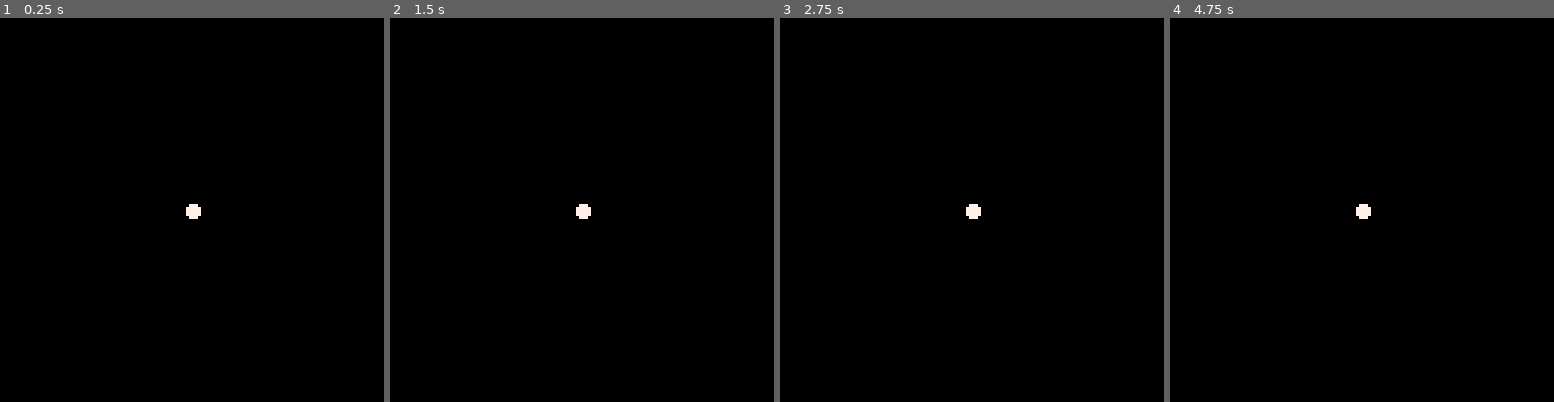
Above: before the commit, frames 1-4 (left to right).
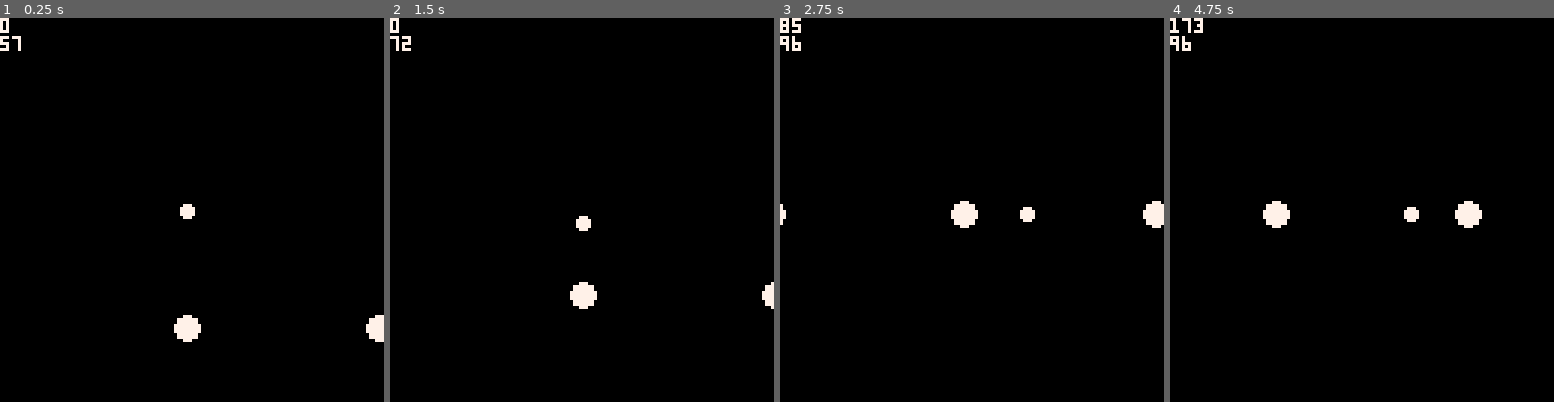
Above: after the commit, the same moments.

Repository: combo-man/piglypenthouse
Game: PICO-8 cartridge coin.p8
The game is run twice, just before and just after one commit, with the same random seed, the same clock (stepped at 60 frames per second) and the same inputs.
Inputs:
- Up to frame 1 (0.25 s): no input
- Up to frame 2 (1.5 s): no input
- Up to frame 3 (2.75 s): hold Left 1.97-2.37 s; hold Down from 2.42 s (still down)
- Up to frame 4 (4.75 s): release Down at 2.82 s; hold Right 2.87-3.53 s; hold Right 4.13-4.53 s; hold Down from 4.58 s (still down)

The runs differ from the first frame. In frame 1, 0.9% of the frame differs, in the area x 0-100%, y 0-85%; in frame 2, 0.9%; in frame 3, 1.1%; in frame 4, 1.3%, in the area x 0-82%, y 0-55%.

Commit message:
how do i know if its working?

Diff:
--- a/coin.p8
+++ b/coin.p8
@@ -4,7 +4,9 @@
 
 //vectors///////////////////////////
 function vec_len(x,y)
-   return sqrt(x*x+y*y)
+   local x = x * 0x0.1
+   local y = y * 0x0.1
+   return sqrt((x*x)+(y*y)) * 0x010
 end
 
 function vec_sub(a,b)
@@ -72,28 +74,52 @@
    end
    for i=1,#objs do
       local a = objs[i]
-      for j=i+1,#objs do
+      for j=1,#objs do
          local b = objs[j]
          if a.kin or b.kin then
             if circ_col(a,b) then
-               add(a.cols,b)
-               add(b.cols,a)
+               add(a.col,b)
             end
          end
       end
    end
 end
+
 //constants////////////////////////
 grav = .05
-
+clock = 0
 objs = {}
 //methods////////////////////////////
-function ctrl_coin(obj)
+function ctrl_coin(coin)
    if btn(0) then
-      obj.x -= obj.mv
+      coin.x -= coin.mv
    end
    if btn(1) then
-      obj.x += obj.mv
+      coin.x += coin.mv
+   end
+   for v in all(coin.col) do
+      if v.catch then
+         v:catch(coin)
+         coin.active = false
+         coin.kin = false
+         coin.dead = true
+      end
+   end
+end
+
+function pig_catch(pig, obj)
+   pig.active = true
+end
+
+function pig_fire(pig)
+   if btn(3) then
+      pig.active = false
+      local ncoin = cpy(coin)
+      ncoin.x = pig.x + pig.aim_x * (pig.r + ncoin.r)
+      ncoin.y = pig.y + pig.aim_y * (pig.r + ncoin.r)
+      ncoin.dx,ncoin.dy = pig.aim_x * pig.fspeed, pig.aim_y * pig.fspeed
+      ncoin.active = true
+      add(objs,ncoin)
    end
 end
 
@@ -108,7 +134,7 @@
 coin = {
    id = 'coin',
 	x = 0,
-   dx = 2,
+   dx = 0,
    rx = .99,
 	y = 64,
    dy = -1,
@@ -119,6 +145,7 @@
    kin = true,
    grav = true,
    act = ctrl_coin,
+   active = true
 }
 
 pig = {
@@ -128,9 +155,16 @@
    y = 0,
    dy = 0,
    ry = 0,
-   r = 4
+   r = 4,
+   aim_x = 1,
+   aim_y = 0,
+   act = pig_fire,
+   fspeed = 8,
+   catch = pig_catch
 }
 
+strafe_pig = cpy(pig)
+strafe_pig.update = pig_auto_strafe
 
 //drawing//////////////////////////////////////
 function future_draw(obj, n)
@@ -148,8 +182,8 @@
 end
 
 function aim_cam(cam,obj,bias)
-   local nx = (cam.x*(bias-1) + obj.x) / bias
-   local ny = (cam.y*(bias-1) + obj.y) / bias
+   local nx = flr((cam.x*(bias-1) + obj.x) / bias)
+   local ny = flr((cam.y*(bias-1) + obj.y) / bias)
    cam.x,cam.y = nx,ny
 end
 
@@ -176,12 +210,27 @@
 //main////////////////////////////////
 function _init()
    objs = {}
-   add(objs,cpy(coin))
+   local coin = cpy(coin)
+   add(objs,coin)
    objs.active = objs[1]
+   local px = coin.x
+   local py = coin.y + 32
+   for i=1,7 do
+      local pg = cpy(pig)
+      pg.x = px
+      pg.y = py
+      add(objs,pg)
+      px += 64
+      py += 0
+   end
    objs.cam = cpy(cam)
-end
-
-function _update60()
+   clock = 0
+end
+
+function _update()
+   clock += 1
+   col_objs(objs)
+   objs.active:act()
    for obj in all(objs) do
       if obj.fys then
          move_obj(obj)
@@ -189,20 +238,26 @@
       if obj.update then
          obj:update()
       end
-   end
-   objs.active:act()
+      if obj.active and objs.active ~= obj then
+         objs.active.active = false
+         objs.active = obj
+      end
+      if obj.dead then
+         del(objs,obj)
+      end
+   end
 end
 
 function _draw()
    cls()
-   local nx,ny = cam_coords(coin)
    //grid_lines(16,-nx,-ny)
-   //camera(nx-64,ny-64)
-   //future_draw(coin,100)
-   aim_cam(objs.cam,objs.active,1)
+   camera()
+   print(flr(objs.active.x))
+   print(flr(objs.active.y))
+   aim_cam(objs.cam,objs.active,3)
    set_cam(objs.cam)
    for obj in all(objs) do
-      circfill(obj.x,obj.y,obj.r,obj.col or 7)
+      circfill(obj.x,obj.y,obj.r,obj.clr or 7)
    end
    //camera()
 end
